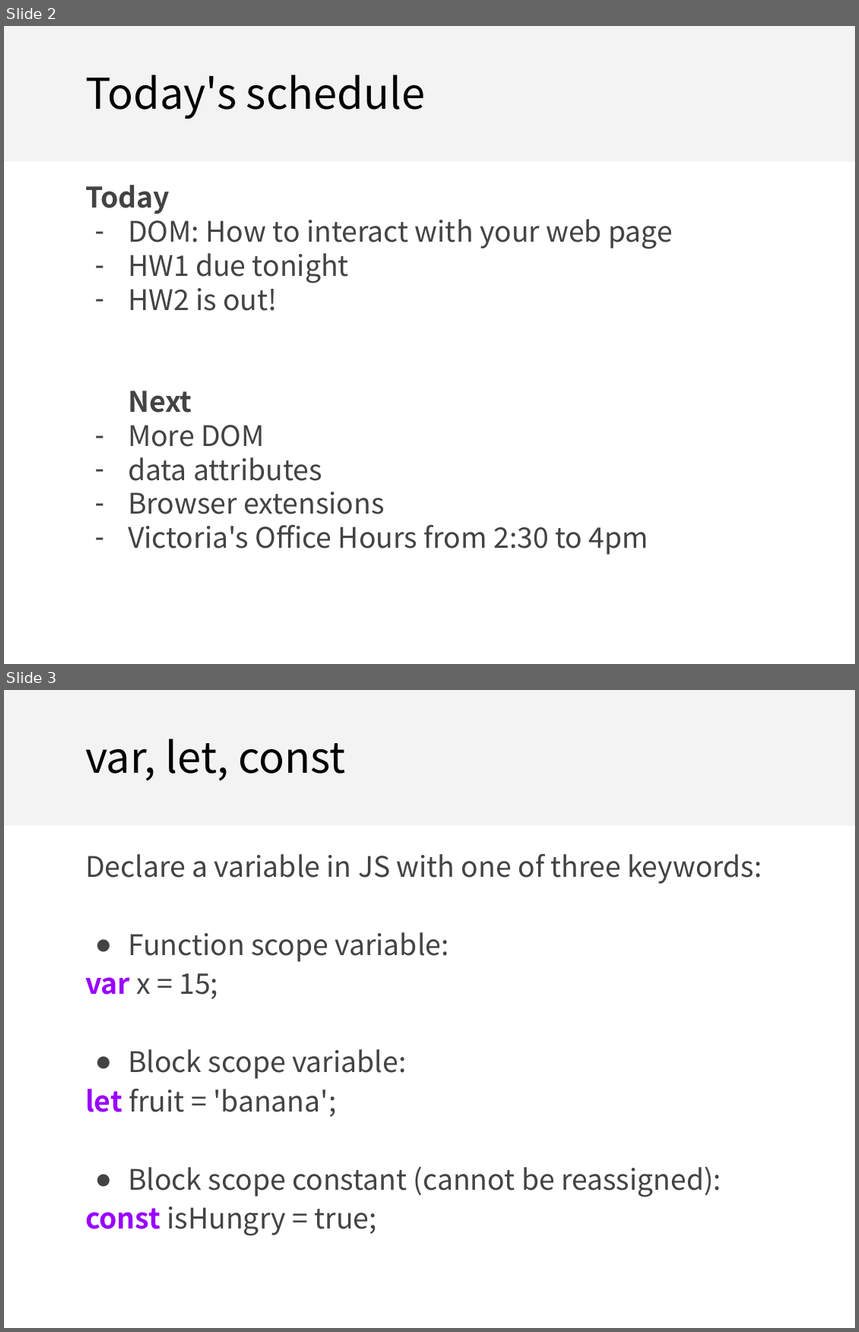
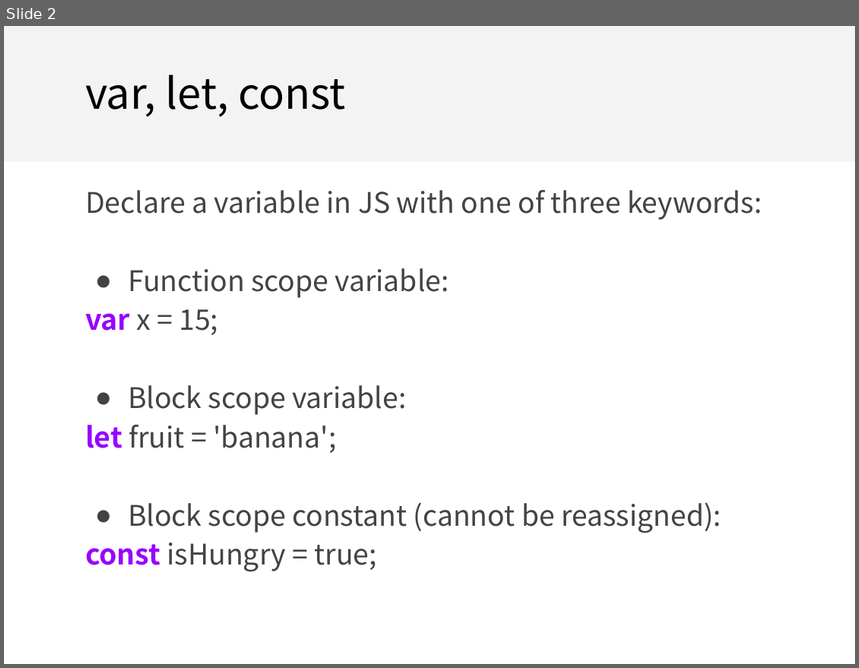
Before and after one commit to fullstackccu/fullstackccu.github.io, a slide deck: lectures/08/lecture08.odp. Shown one above the other, each under a label of ours: slides 2 and 3 before the commit, slide 2 after it. The pictures are 859x1332 and 859x668 pixels, drawn with LibreOffice and Linux fonts; fonts in the diff are those of the drawing. Boxes give left, top, right and bottom in pixels: in the first picture for what was removed or moved away, otherwise in the second. Text is boxed around its words. In the diff, an @@ line names an element or a change of style, - is before the commit and + after.

Commit message:
re

```diff
--- a/lectures/08/lecture08.odp
+++ b/lectures/08/lecture08.odp
@@ slide 2 removed at (4, 26, 855, 664), background #FFFFFF; not listed: 1 template element that a slide beside it also shows @@
@@ title removed at (85, 75, 425, 119) @@
-Today's schedule
@@ text removed at (85, 185, 673, 555) @@
-Today
-– DOM: How to interact with your web page
-– HW1 due tonight
-– HW2 is out!
-Next
-– More DOM
-– data attributes
-– Browser extensions
-– Victoria's Office Hours from 2:30 to 4pm
@@ what was slide 3 is now slide 2 @@
```
Also in this commit, not shown: 1 slide added, 1 other slide removed.
